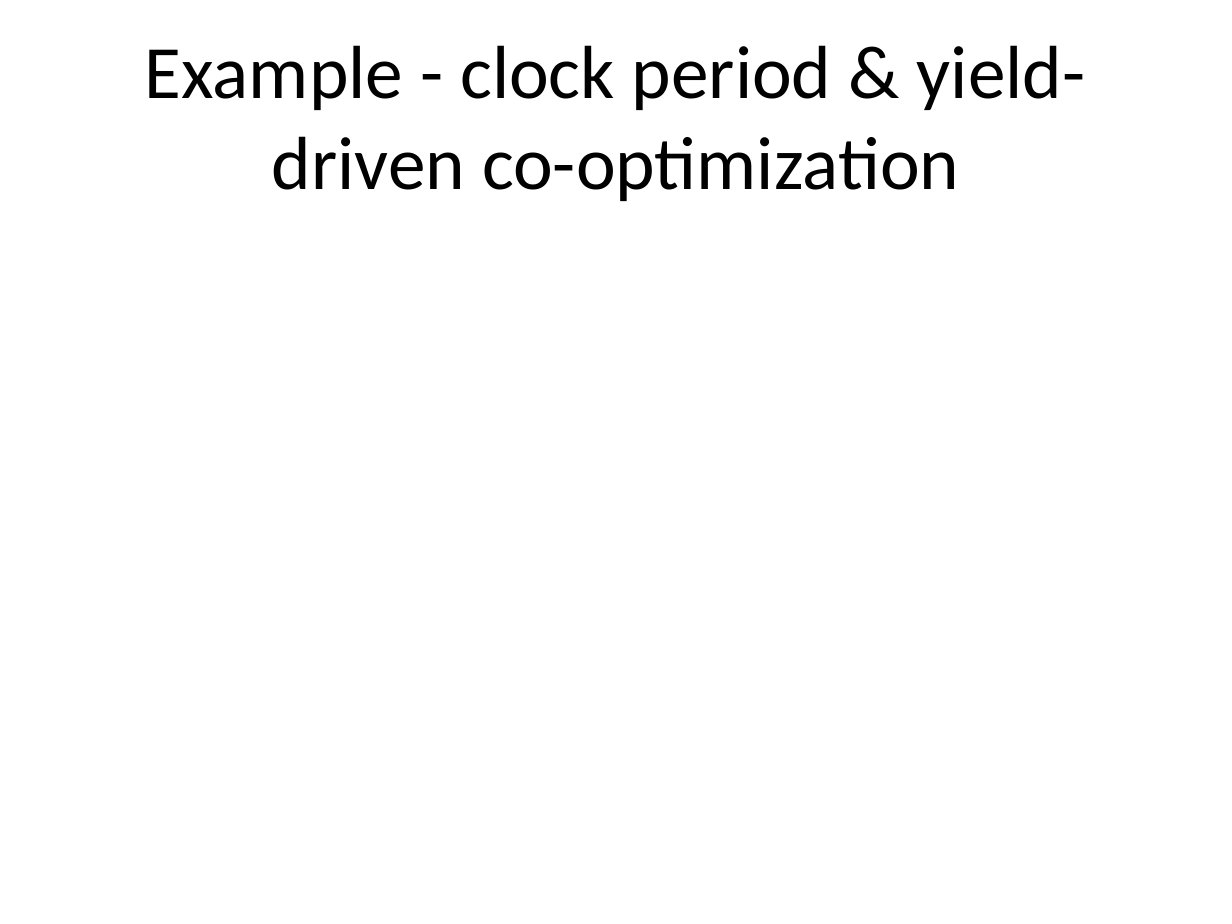
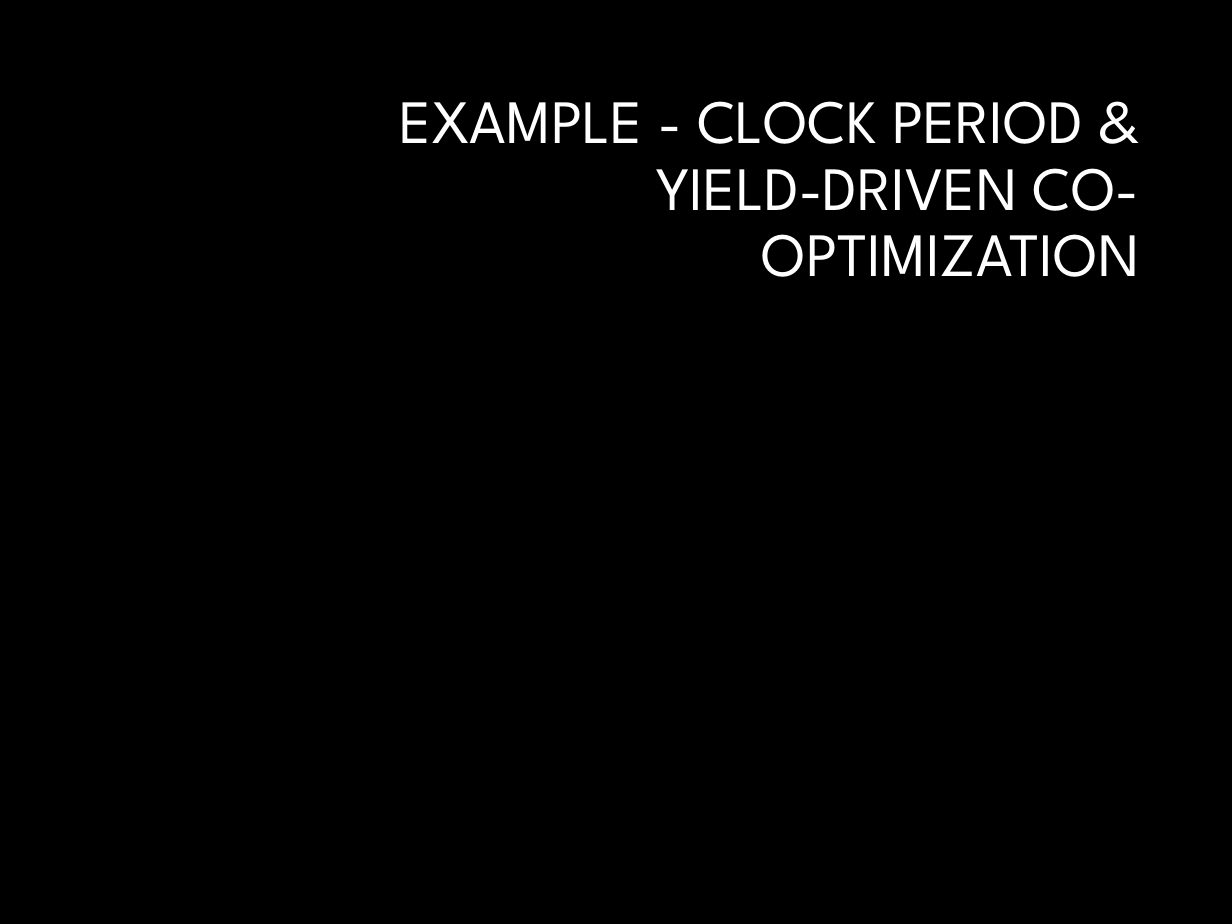
Before and after one commit to luk036/ellipsoid-method, a slide deck: slide 43 of temp4.pptx. Drawn at 1232x924 pixels with LibreOffice and Linux fonts; fonts in the diff are those of the drawing; grey boxes stand for pictures; background and template pictures are left out. Boxes give left, top, right and bottom in pixels: in the first picture for what was removed or moved away, otherwise in the second. Text is boxed around its words. In the diff, an @@ line names an element or a change of style, - is before the commit and + after.

```diff
--- a/temp4.pptx
+++ b/temp4.pptx
@@ background #FFFFFF to #000000 @@
@@ title at (x1=400, y1=101, x2=1140, y2=277): text changed; size 44 to 36 pt; font Calibri to League Spartan; text colour #000000 to #FFFFFF @@
-Example - clock period & yield-driven co-optimization
+EXAMPLE - CLOCK PERIOD & YIELD-DRIVEN CO-OPTIMIZATION
```
Also in this commit, not shown: 62 other slides changed, 2 other files.
